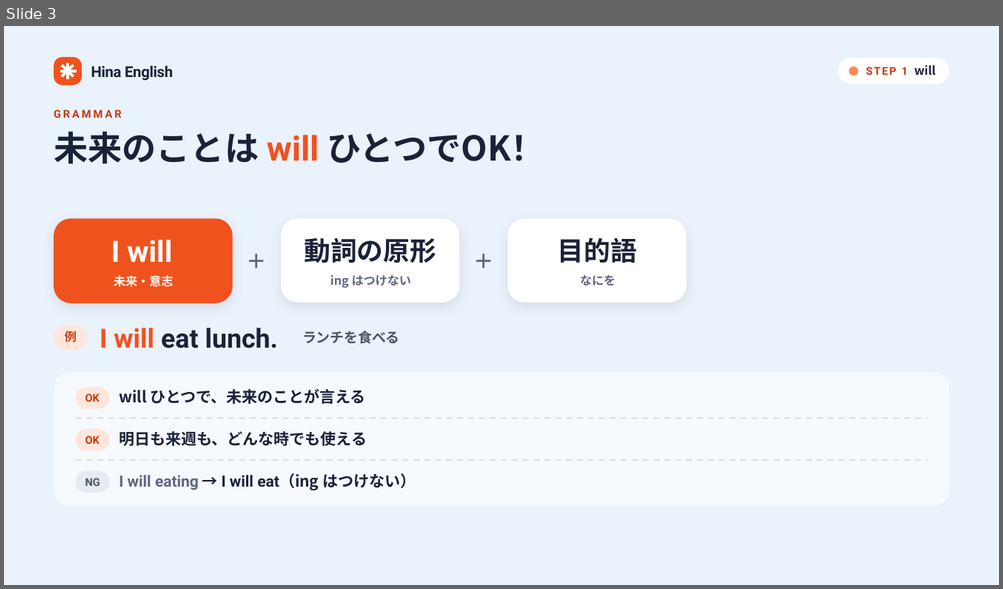
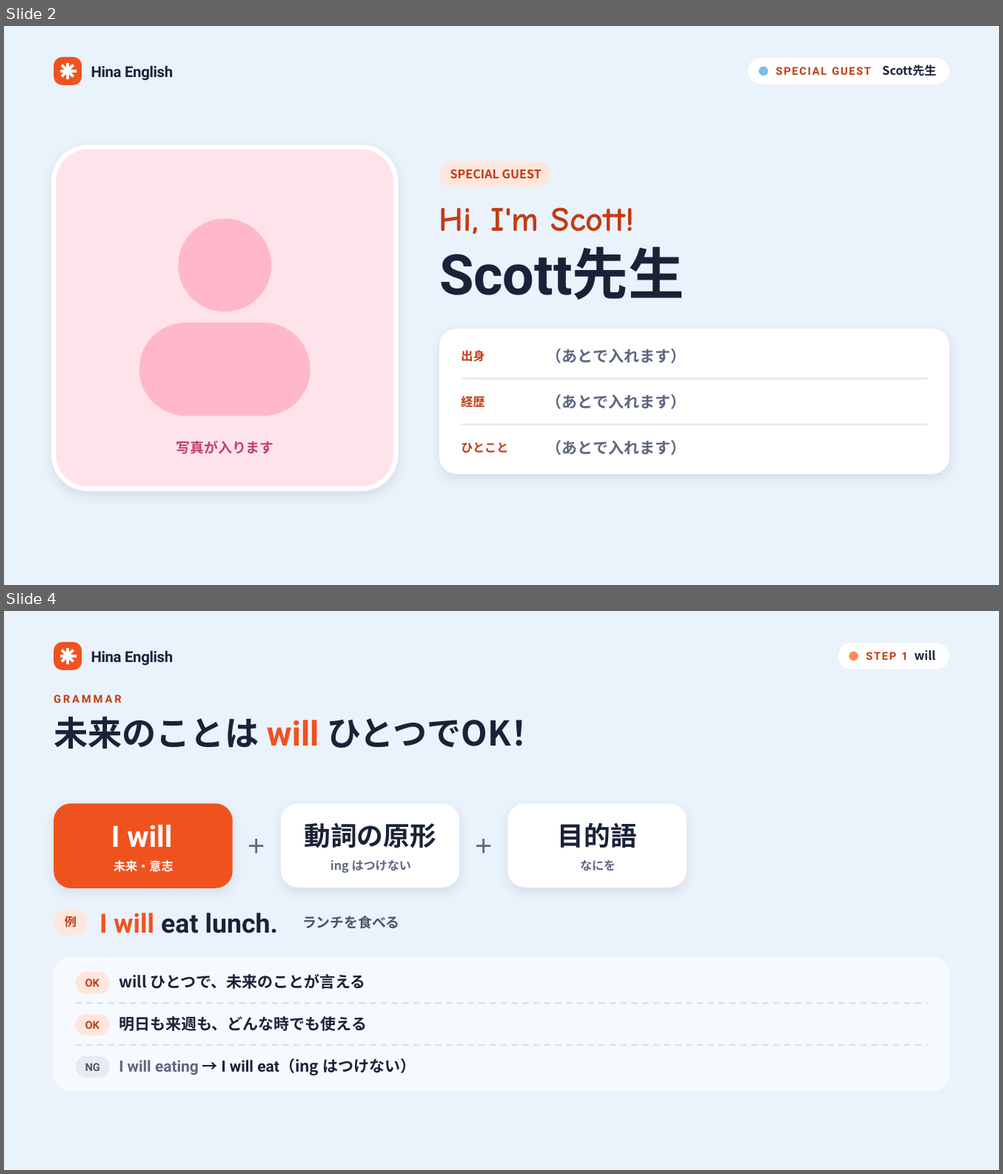
Before and after one commit to hinakajisaki-dev/hina-english, a slide deck: live/scott-will-can/scott-will-can.pptx. Shown one above the other, each under a label of ours: slide 3 before the commit, slides 2 and 4 after it; the slides between them are not shown. The pictures are 1003x589 and 1003x1174 pixels, drawn with LibreOffice and Linux fonts; fonts in the diff are those of the drawing. Boxes give left, top, right and bottom in pixels: in the first picture for what was removed or moved away, otherwise in the second. Text is boxed around its words. In the diff, an @@ line names an element or a change of style, - is before the commit and + after.

```diff
--- a/live/scott-will-can/scott-will-can.pptx
+++ b/live/scott-will-can/scott-will-can.pptx
@@ slide 2 added at (4,26,999,585), background #EAF2FB @@
@@ rounded rectangle added at (54,57,82,86), fill #F0521E @@
@@ freeform shape added at (60,69,77,73), fill #FFFFFF @@
@@ freeform shape added at (61,64,74,78), fill #FFFFFF @@
@@ freeform shape added at (61,64,74,78), fill #FFFFFF @@
@@ freeform shape added at (66,63,69,80), fill #FFFFFF @@
@@ text added at (91,65,173,81), 14.5 pt, text #1A2238, bold @@
+Hina English
@@ rounded rectangle added at (748,58,949,84), fill #FFFFFF @@
@@ ellipse added at (758,66,767,76), fill #7DBDEB @@
@@ text added at (776,67,871,75), 10.5 pt, text #C23B12, bold @@
+SPECIAL GUEST
@@ text added at (882,64,936,76), 11.5 pt, text #1A2238, bold @@
+Scott先生
@@ rounded rectangle added at (54,147,395,488), fill #FFE3EA, outline #FFFFFF 4.5 pt @@
@@ rounded rectangle added at (439,162,550,187), fill #FFE6DC @@
@@ text added at (450,170,541,178), 11.5 pt, text #C23B12, bold @@
+SPECIAL GUEST
@@ ellipse added at (178,218,271,312), fill #FFB8C9 @@
@@ text added at (439,207,634,234), 33 pt, text #C23B12, bold @@
+Hi, I'm Scott!
@@ text added at (439,247,684,300), 54 pt, text #1A2238, bold @@
+Scott先生
@@ rounded rectangle added at (139,323,310,416), fill #FFB8C9 @@
@@ rounded rectangle added at (439,329,948,474), fill #FFFFFF @@
@@ text added at (461,350,484,362), 11.5 pt, text #C23B12, bold @@
+出身
@@ text added at (546,349,686,363), 15 pt, text #5E6780, bold @@
+（あとで入れます）
@@ line added from (461, 379) to (928, 379), #EFE3DA 1.5 pt @@
@@ text added at (461,394,484,409), 11.5 pt, text #C23B12, bold @@
+経歴
@@ text added at (546,395,686,409), 15 pt, text #5E6780, bold @@
+（あとで入れます）
@@ line added from (461, 424) to (928, 424), #EFE3DA 1.5 pt @@
@@ text added at (176,441,274,454), 13.5 pt, text #C2416A, bold @@
+写真が入ります
@@ text added at (461,443,508,453), 11.5 pt, text #C23B12, bold @@
+ひとこと
@@ text added at (546,440,686,455), 15 pt, text #5E6780, bold @@
+（あとで入れます）
@@ what was slide 3 is now slide 4 @@
```
Also in this commit, not shown: 7 slides changed, 8 other files.
